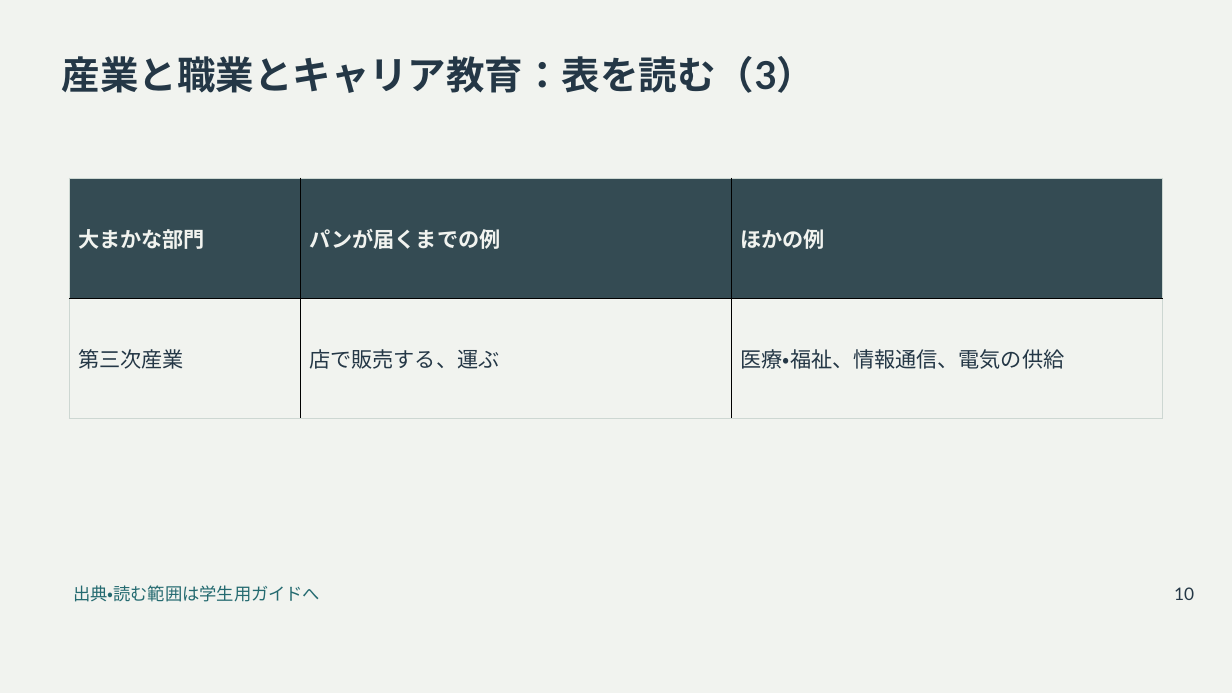
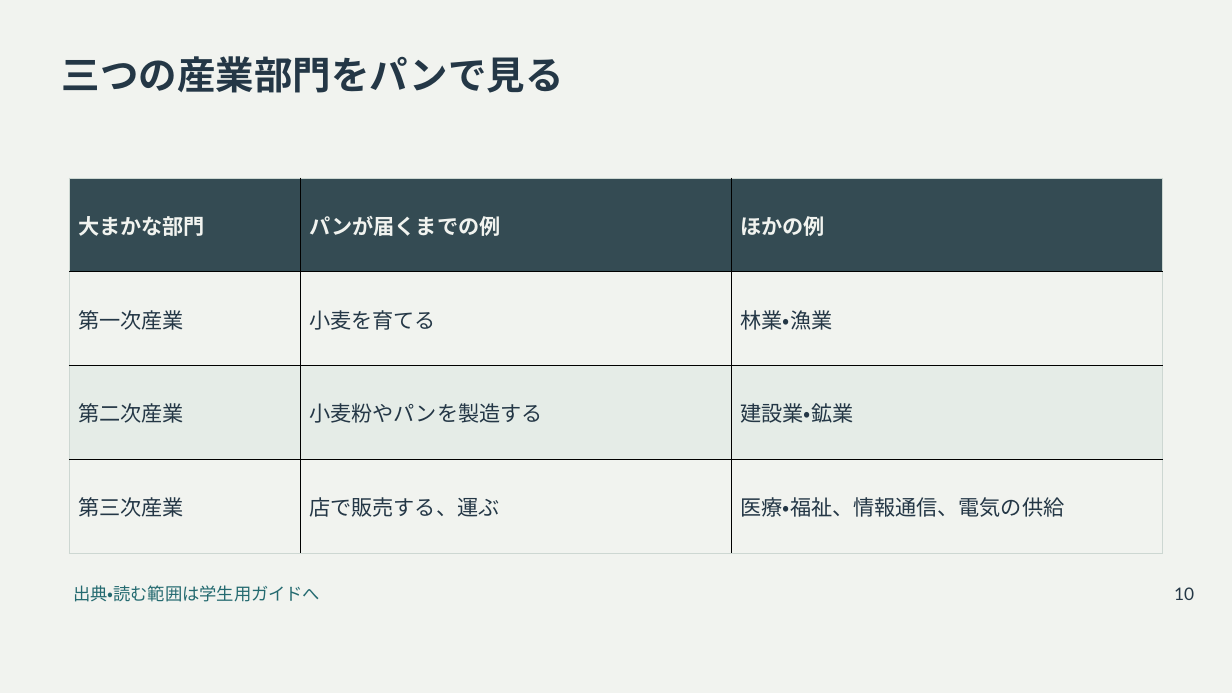
Before and after one commit to zooc-14calbp/industrial-education-ii, a slide deck: slide 10 of reorganized/20261105/main/01/slides.pptx. Drawn at 1232x693 pixels with LibreOffice and Linux fonts; fonts in the diff are those of the drawing. Boxes give left, top, right and bottom in pixels: in the first picture for what was removed or moved away, otherwise in the second. Text is boxed around its words. In the diff, an @@ line names an element or a change of style, - is before the commit and + after.

```diff
--- a/reorganized/20261105/main/01/slides.pptx
+++ b/reorganized/20261105/main/01/slides.pptx
@@ title at bbox=[62, 56, 564, 93]: text changed @@
-産業と職業とキャリア教育：表を読む（3）
+三つの産業部門をパンで見る
@@ table at bbox=[69, 178, 1164, 554] @@
+row 2: 第一次産業 | 小麦を育てる | 林業・漁業
+row 3: 第二次産業 | 小麦粉やパンを製造する | 建設業・鉱業
```
Also in this commit, not shown: 46 other slides changed, 5 slides added, 18 other files.
